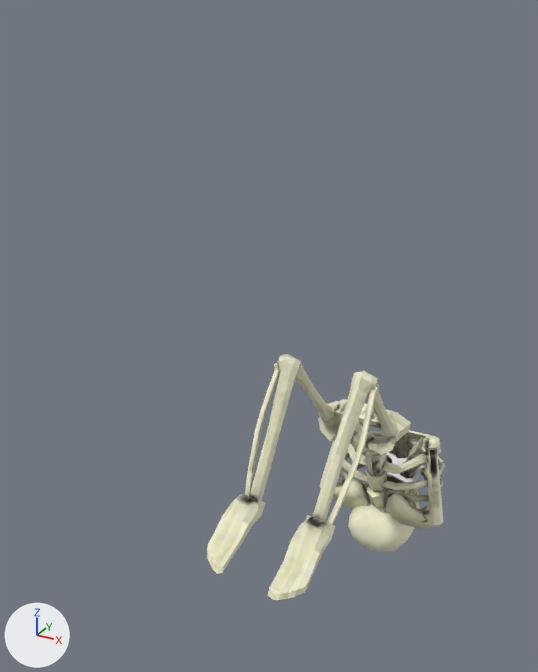
An edit to the FBX model Assets/Models/NPC/BarrelKin/BarrelKin_ANIM.fbx, drawn before and after from the same camera.
The view is the same before and after, from a camera (50 mm lens) standing at (0.82, -1.57, 1.41) and looking at (-0.23, 0.35, 0.44). Every picture has the same lights, and +X, +Y and +Z are marked at lower left.

In view in the first picture: 'FeetL', 'FeetR', 'FemurL', 'FemurR', 'Hands', 'LowerBody', 'Shackles', 'TibiaL', 'TibiaR', 'UpperBody'.
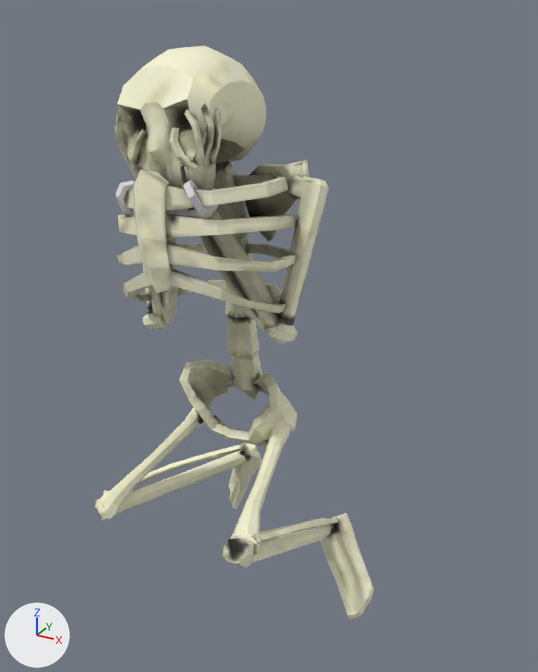
Location of each change, [x1, y1, x2, y2] in pixels of the pictures (538 x 672 px):
'UpperBody', moved, turned
    before: [319, 422, 445, 530]
    after: [117, 160, 329, 344]
'Hands', moved, turned
    before: [348, 472, 421, 553]
    after: [115, 46, 266, 190]
'LowerBody', moved, turned
    before: [318, 399, 411, 455]
    after: [179, 316, 297, 446]
'TibiaL', moved, turned
    before: [313, 371, 379, 525]
    after: [222, 517, 338, 568]
'FeetL', moved, turned
    before: [268, 515, 335, 600]
    after: [320, 513, 374, 619]
'TibiaR', moved, turned
    before: [245, 354, 301, 501]
    after: [94, 445, 246, 520]
'FeetR', moved, turned
    before: [207, 494, 266, 574]
    after: [229, 443, 262, 509]
'FemurR', moved, turned
    before: [277, 356, 339, 421]
    after: [101, 407, 204, 520]
'FemurL', moved, turned
    before: [351, 379, 398, 437]
    after: [231, 426, 290, 557]
'Shackles', moved, turned
    before: [386, 452, 425, 483]
    after: [115, 180, 218, 218]

The edits, one by one:
Object 'LowerBody' (ob_lowerbody) moves from (-0.007, 0.692, -0.034) to (-0.096, -0.053, 0.514).
Object 'LowerBody' (ob_lowerbody) turns from (-95, 0, 0) to (39, -0.6, -0) degrees about x, y and z.
Object 'FeetR' (ob_feetr) moves from (-0.009, -0.044, 0.009) to (-0.099, 0.063, 0.062).
Object 'FeetR' (ob_feetr) turns from (15, 0.3, -0.6) to (75, 19, -39) degrees about x, y and z.
Object 'TibiaL' (ob_tibial) moves from (0.001, 0.377, 0.268) to (-0.036, -0.401, 0.365).
Object 'TibiaL' (ob_tibial) turns from (-40, 0.1, 1.9) to (58, -36, 13) degrees about x, y and z.
Object 'FeetL' (ob_feetl) moves from (0.012, -0.069, 0.038) to (0.144, -0.137, 0.044).
Object 'FeetL' (ob_feetl) turns from (20, 4.8, 1.1) to (48, -22, 32) degrees about x, y and z.
Object 'FemurL' (ob_femurl) moves from (-0.006, 0.551, 0.105) to (-0.057, -0.122, 0.307).
Object 'FemurL' (ob_femurl) turns from (-136, 0.1, 1.9) to (-82, -36, 13) degrees about x, y and z.
Object 'UpperBody' (ob_upperbody) moves from (-0.008, 0.94, -0.178) to (-0.105, -0.173, 0.739).
Object 'UpperBody' (ob_upperbody) turns from (-167, 0.6, 0.3) to (-3.3, -6.3, -0) degrees about x, y and z.
Object 'Hands' (ob_hands) moves from (-0.012, 1.087, -0.485) to (-0.141, -0.25, 1.071).
Object 'Hands' (ob_hands) turns from (170, 0.6, 0.3) to (-6.7, -6.3, -0.3) degrees about x, y and z.
Object 'Shackles' (ob_shackles) moves from (-0.011, 1.103, -0.421) to (-0.135, -0.262, 1.015).
Object 'Shackles' (ob_shackles) turns from (-167, 0.6, 0.3) to (-3.3, -6.3, -0) degrees about x, y and z.
Object 'FemurR' (ob_femurr) moves from (-0.007, 0.555, 0.105) to (-0.159, -0.141, 0.3).
Object 'FemurR' (ob_femurr) turns from (-136, -0.2, -0.1) to (-38, 18, -38) degrees about x, y and z.
Object 'TibiaR' (ob_tibiar) moves from (-0.008, 0.391, 0.276) to (-0.355, -0.319, 0.17).
Object 'TibiaR' (ob_tibiar) turns from (-36, -0.2, -0.1) to (106, 18, -38) degrees about x, y and z.
